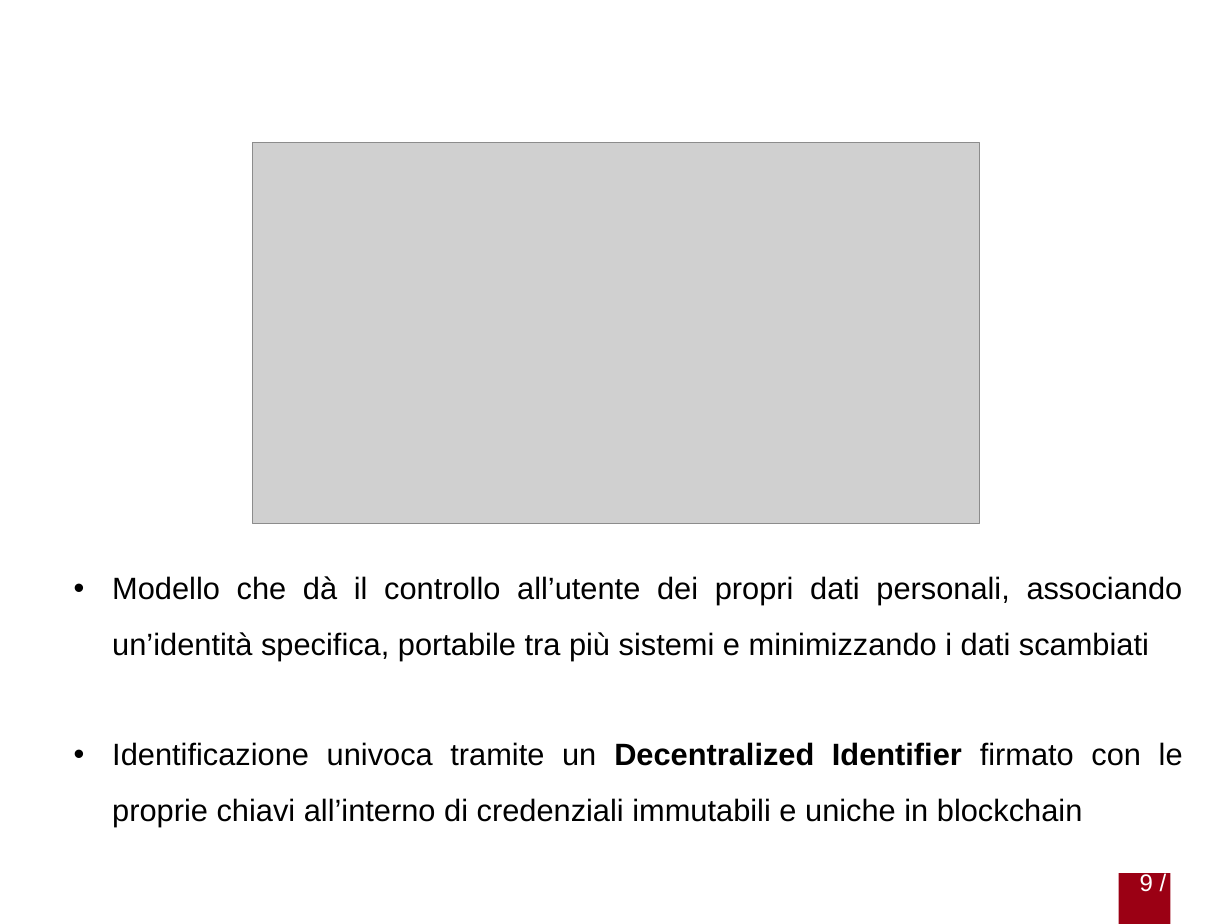
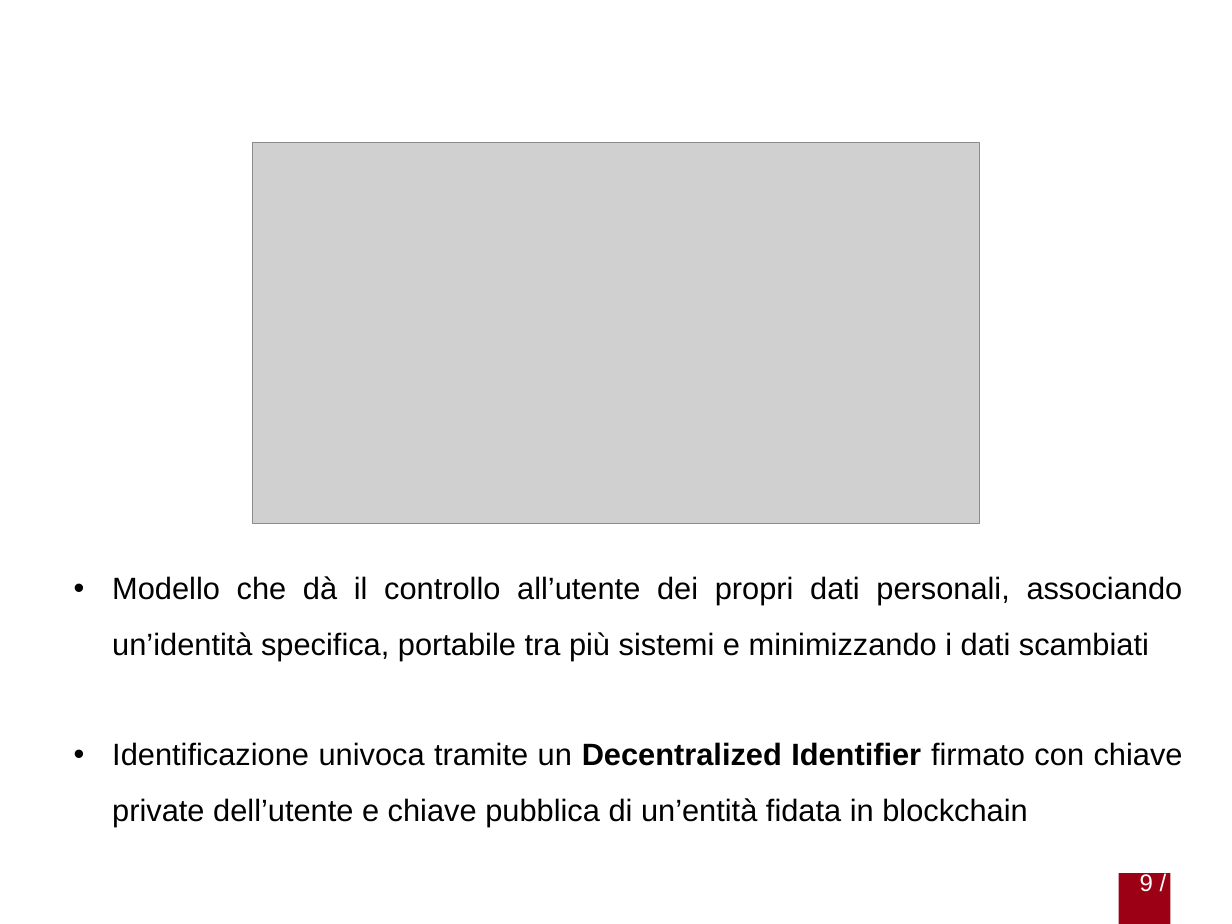
Before and after one commit to gabrielrovesti/Stage-e-Tesi-Triennale-UniPD, a slide deck: slide 9 of Presentazione/Presentazione Gabriel Rovesti.pptx. Drawn at 1232x924 pixels with LibreOffice and Linux fonts; fonts in the diff are those of the drawing; grey boxes stand for pictures; background and template pictures are left out. Boxes give left, top, right and bottom in pixels: in the first picture for what was removed or moved away, otherwise in the second. Text is boxed around its words. In the diff, an @@ line names an element or a change of style, - is before the commit and + after.

```diff
--- a/Presentazione/Presentazione Gabriel Rovesti.pptx
+++ b/Presentazione/Presentazione Gabriel Rovesti.pptx
@@ text at [112, 742, 1183, 827]: text changed @@
-• Identificazione univoca tramite un Decentralized Identifier firmato con le proprie chiavi all’interno di credenziali immutabili e uniche in blockchain
+• Identificazione univoca tramite un Decentralized Identifier firmato con chiave private dell’utente e chiave pubblica di un’entità fidata in blockchain
```
Also in this commit, not shown: 8 other slides changed, 5 other files.
